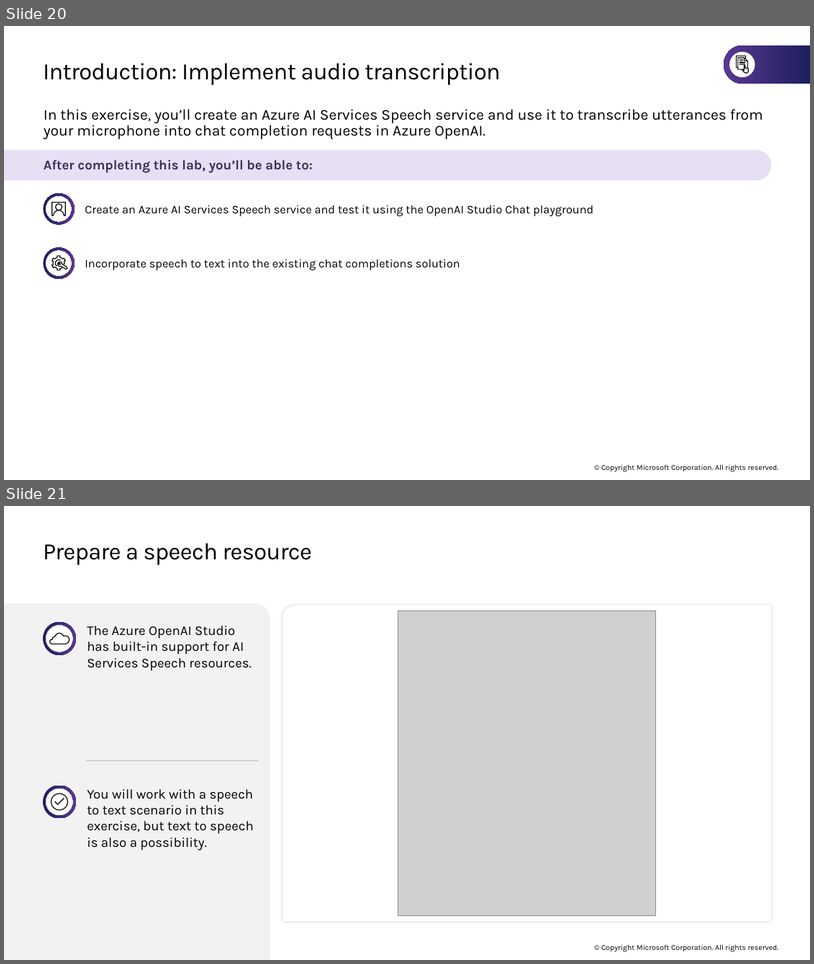
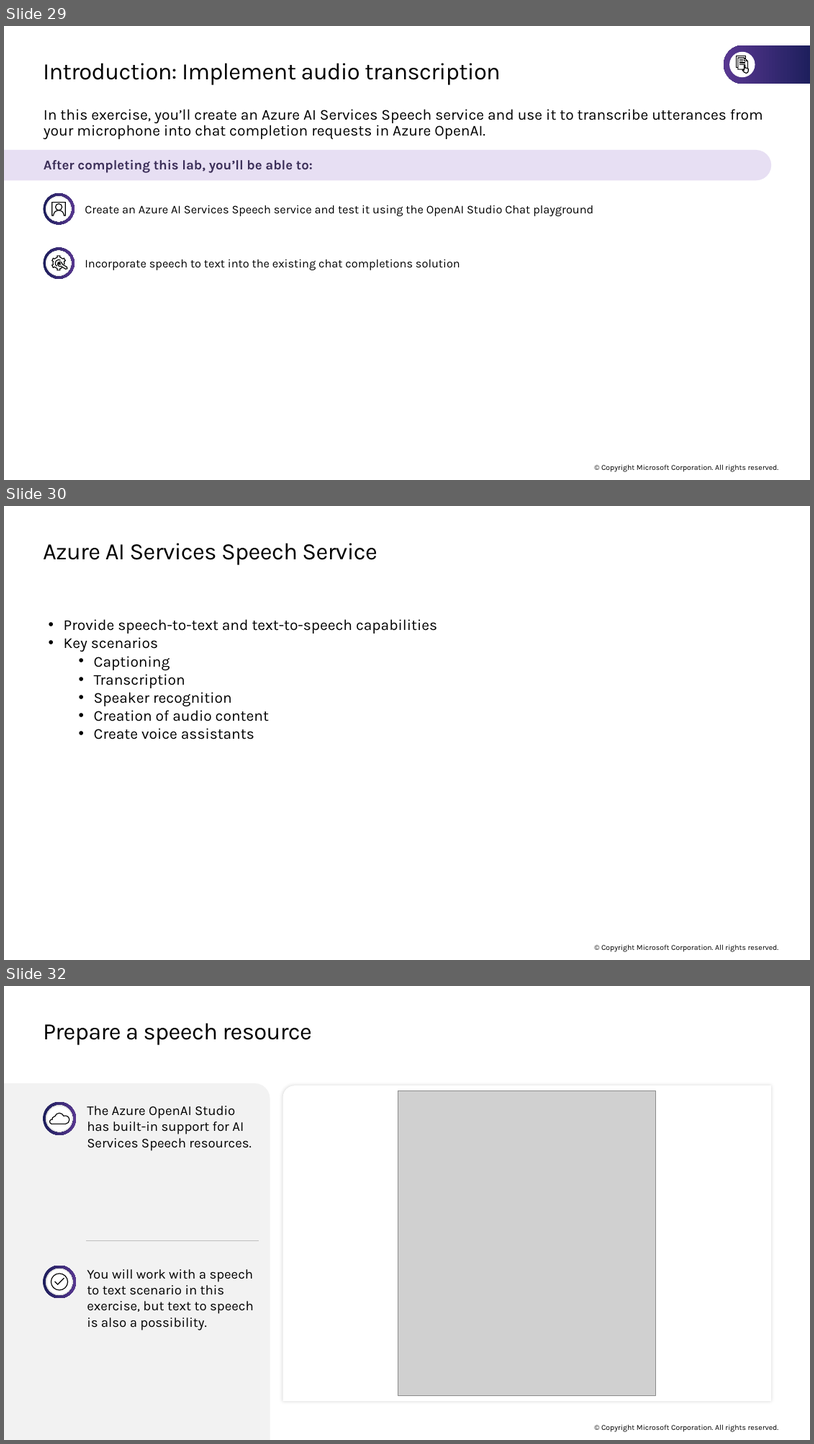
Before and after one commit to microsoft/TechExcel-Implementing-automation-practices-using-Azure-OpenAI, a slide deck: slides/Lab Slides.pptx. Shown one above the other, each under a label of ours: slides 20 and 21 before the commit, slides 29, 30 and 32 after it; the slides between them are not shown. The pictures are 814x964 and 814x1444 pixels, drawn with LibreOffice and Linux fonts; fonts in the diff are those of the drawing; grey boxes stand for pictures. Boxes give left, top, right and bottom in pixels: in the first picture for what was removed or moved away, otherwise in the second. Text is boxed around its words. In the diff, an @@ line names an element or a change of style, - is before the commit and + after.

```diff
--- a/slides/Lab Slides.pptx
+++ b/slides/Lab Slides.pptx
@@ slide 30 added at box(4, 506, 810, 960), background #FFFFFF; not listed: 1 template element that a slide beside it also shows @@
@@ title added at box(43, 543, 377, 565), 28 pt, text #000000 @@
+Azure AI Services Speech Service
@@ text added at box(64, 619, 437, 739), 18 pt, text #000000 @@
+• Provide speech-to-text and text-to-speech capabilities
+• Key scenarios
+  • Captioning
+  • Transcription
+  • Speaker recognition
+  • Creation of audio content
+  • Create voice assistants
@@ what was slide 20 is now slide 29 @@
@@ what was slide 21 is now slide 32 @@
```
Also in this commit, not shown: 12 other slides added, 1 other file.
